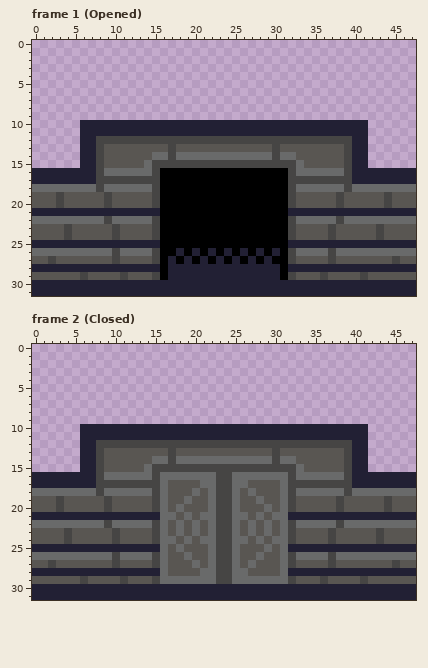
Two states of a pixel-art file, Assets/Game/Art/Sprites/Door.aseprite. Above: the version before the commit.
48x32 pixels, 2 frames. Shown: frame 1 (Opened), frame 2 (Closed). The old version is drawn lined up with the new one.
New version:
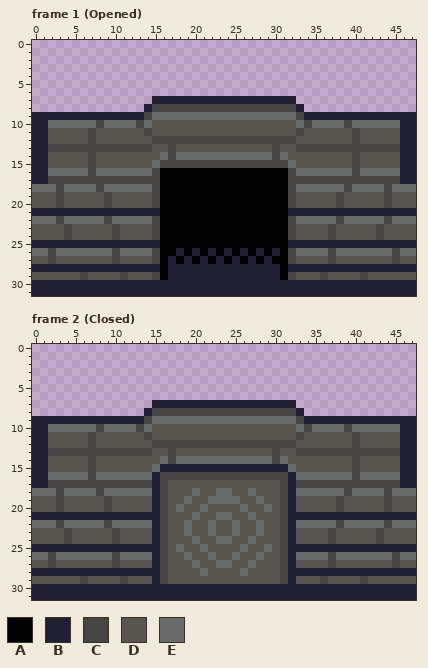
Palette (. is transparent): A #000000  B #222034  C #464544  D #595652  E #696a6a
Changes in this commit:
whole drawing moved by +0,+8 (the old picture is shown already moved)
Changed rows in their new state; - is an unchanged pixel.
Frame 1 (Opened):
first column x 0:
 7 ---------------BBBBBBBBBBBBBBBBBB---------------
 8 --------------BCCCCCCCCCCCCCCCCCCB--------------
 9 BBBBBBBBBBBBBBCEEEEEEEEEEEEEEEEEECBBBBBBBBBBBBBB
10 BBEEEEEECEEEECEDDDDDDDDDDDDDDDDDDECEEEECEEEEEEBB
11 BBDDDDDCDDDDDDCDDDDDDDDDDDDDDDDDDCDDDDDDCDDDDDBB
12 BBDDDDDCDDDDDDD------------------DDDDDDDCDDDDDBB
13 BBCCCCCC-CCCCCC------------------CCCCCC-CCCCCCBB
14 BBDDDDDCD------D----------------D------DCDDDDDBB
15 BBDDDDDCD-----DE----------------ED-----DCDDDDDBB
16 --EEEEECE------------------------------ECEEEEE--
17 --CCCCCC--------------------------------CCCCCC--
18 ---C----------------------------------------C---
first column x 3:
22 C----------------------------------------C
first column x 2:
26 C------------------------------------------C
Frame 2 (Closed):
first column x 0:
 7 ---------------BBBBBBBBBBBBBBBBBB---------------
 8 --------------BCCCCCCCCCCCCCCCCCCB--------------
 9 BBBBBBBBBBBBBBCEEEEEEEEEEEEEEEEEECBBBBBBBBBBBBBB
10 BBEEEEEECEEEECEDDDDDDDDDDDDDDDDDDECEEEECEEEEEEBB
11 BBDDDDDCDDDDDDCDDDDDDDDDDDDDDDDDDCDDDDDDCDDDDDBB
12 BBDDDDDCDDDDDDD------------------DDDDDDDCDDDDDBB
13 BBCCCCCC-CCCCCC------------------CCCCCC-CCCCCCBB
14 BBDDDDDCD------D----------------D------DCDDDDDBB
15 BBDDDDDCD-----DEBBBBBBBBBBBBBBBBED-----DCDDDDDBB
16 --EEEEECE------BCCCCCCC--CCCCCCCB------ECEEEEE--
17 --CCCCCC-------BC----DDDDDD----CB-------CCCCCC--
18 ---C-----------BC-----DEED-----CB-----------C---
19 ---------------BC------EE------CB---------------
20 ---------------BC----EDDDDE----CB---------------
21 ----------------CD-DEDDEEDDED-DC----------------
22 ---C-----------BC-DED--DD--DED-CB-----------C---
23 ---------------BC-DED--DD--DED-CB---------------
24 ---------------BCD-DEDDEEDDED-DCB---------------
25 ----------------C----EDDDDE----C----------------
26 --C------------BC------DD------CB------------C--
27 ---------------BC-----DEED-----CB---------------
28 ----------------C-----DDDD-----C----------------
29 ---------------BCDDDDDDDDDDDDDDCB---------------
Changed places in both pictures, as pixel boxes (x1, y1, x2, y2):
changed: (32, 96, 416, 256)
changed: (32, 400, 416, 584)
